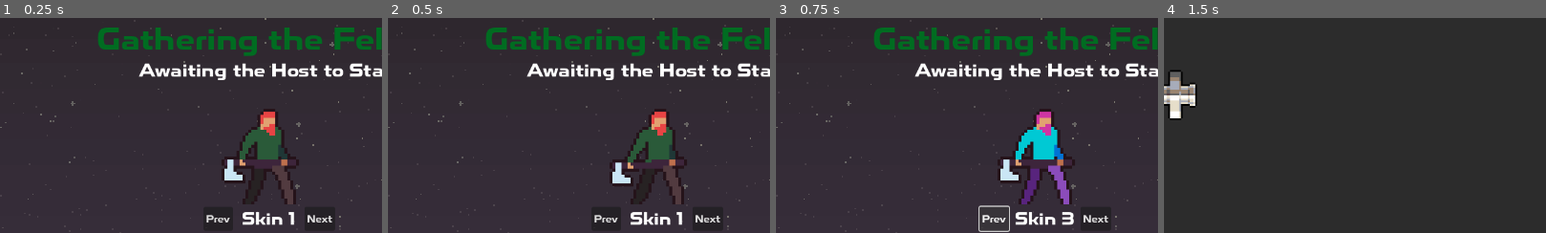
Above: before the commit, frames 1-4 (left to right).
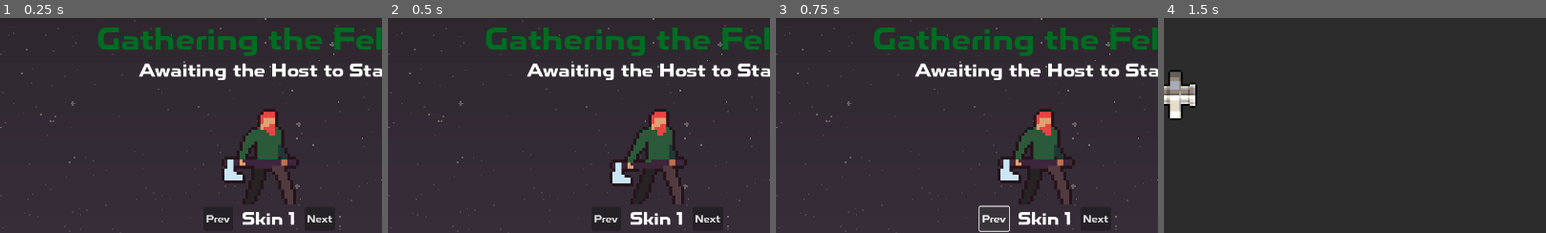
Above: after the commit, the same moments.

Repository: Lertos/last-feller-alive
Game: Godot game, scene res://scenes/lobby/lobby.tscn
Two runs of this game, one before a commit and one after it. Both use one fixed random seed, a clock stepped at 60 frames per second and the inputs below. This scene is started directly instead of the project's main scene.
Inputs:
- Up to frame 1 (0.25 s): no input
- Up to frame 2 (0.5 s): no input
- Up to frame 3 (0.75 s): click "Prev" at 0.5 s
- Up to frame 4 (1.5 s): click "Start Game" at 1.25 s
The pictures show only the part of the screen within x 15-65%, y 5-55%; the shares and areas given below are measured in that part.

Frames 1-2 are identical in both runs. In frame 3, 2.9% of the frame differs, in the area x 62-78%, y 43-97%; in frame 4, nothing differs.
Error before the commit: Invalid access to property or key '1' on a base object of type 'Dictionary'. (res://scenes/lobby/lobby_player.gd:15)
Error after the commit: Invalid access to property or key '1' on a base object of type 'Dictionary'. (res://scenes/lobby/lobby_player.gd:9)

Commit message:
Making sprite preloads in game manager  instead

Diff:
--- a/scenes/lobby/lobby.gd
+++ b/scenes/lobby/lobby.gd
@@ -37,11 +37,28 @@
 		if GameManager.players[i].id != multiplayer.get_unique_id():
 			var player_spot = $VB/Others/Players.get_child(filled_spots)
 
+			player_spot.name = str(GameManager.players[i].id)
 			player_spot.set_player_name(GameManager.players[i].name)
 			player_spot.change_skin(GameManager.players[i].skin_index)
 			player_spot.visible = true
 
 			filled_spots += 1
+
+
+@rpc("any_peer")
+func change_players_skin(id, skin_index):
+	if id == multiplayer.get_unique_id():
+		return
+
+	for i in $VB/Others/Players.get_children():
+		#If we find an invisible child we know there are no spots left to change
+		if not i.visible:
+			return
+
+		if i.name == str(id):
+			i.change_skin(skin_index)
+			GameManager.players[id].skin_index = skin_index
+			return
 
 
 @rpc("any_peer", "call_local")
--- a/scenes/lobby/lobby_player.gd
+++ b/scenes/lobby/lobby_player.gd
@@ -1,23 +1,17 @@
 extends Node2D
-
-var skins = [
-	preload("res://assets/player.png"),
-	preload("res://assets/player2.png"),
-	preload("res://assets/player3.png")
-]
 
 var skin_index = 0
 
 
 func _ready():
 	$AnimationPlayer.play("idle")
-	print(str(GameManager.players))
+
 	$Name.text = GameManager.players[multiplayer.get_unique_id()].name
 
 
 func _on_previous_pressed():
 	if skin_index == 0:
-		skin_index = skins.size() - 1
+		skin_index = GameManager.skins.size() - 1
 	else:
 		skin_index -= 1
 
@@ -25,7 +19,7 @@
 
 
 func _on_next_pressed():
-	if skin_index == skins.size() - 1:
+	if skin_index == GameManager.skins.size() - 1:
 		skin_index = 0
 	else:
 		skin_index += 1
@@ -34,5 +28,9 @@
 
 
 func change_skin():
-	$Sprite2D.texture = skins[skin_index]
+	GameManager.players[multiplayer.get_unique_id()].skin_index = skin_index
+
+	$Sprite2D.texture = GameManager.skins[skin_index]
 	$HB/SkinName.text = "Skin " + str(skin_index + 1)
+
+	get_tree().root.get_node("Lobby").change_players_skin.rpc(multiplayer.get_unique_id(), skin_index)
--- a/scenes/lobby/lobby_player_other.gd
+++ b/scenes/lobby/lobby_player_other.gd
@@ -1,10 +1,4 @@
 extends Node2D
-
-var skins = [
-	preload("res://assets/player.png"),
-	preload("res://assets/player2.png"),
-	preload("res://assets/player3.png")
-]
 
 var skin_index = 0
 
@@ -15,7 +9,7 @@
 
 
 func change_skin(skin_index):
-	$Sprite2D.texture = skins[skin_index]
+	$Sprite2D.texture = GameManager.skins[skin_index]
 
 
 func set_player_name(name: String):
--- a/scenes/player.gd
+++ b/scenes/player.gd
@@ -15,6 +15,8 @@
 	#Set the authority so we can do checks on if this is the local players object
 	$MultiplayerSynchronizer.set_multiplayer_authority(str(name).to_int())
 	$AnimationPlayer.play("idle")
+
+
 
 
 func get_input():
--- a/scripts/global/game_manager.gd
+++ b/scripts/global/game_manager.gd
@@ -1,4 +1,9 @@
 extends Node
 
+var skins = [
+	preload("res://assets/player.png"),
+	preload("res://assets/player2.png"),
+	preload("res://assets/player3.png")
+]
 
 var players = {}
--- a/scripts/multiplayer_controller.gd
+++ b/scripts/multiplayer_controller.gd
@@ -42,7 +42,7 @@
 
 #Gets called only from client-side
 func connected_to_server():
-	send_player_info.rpc_id(1, $VB/PlayerName.text, multiplayer.get_unique_id())
+	send_player_info.rpc_id(1, $VB/PlayerName.text, multiplayer.get_unique_id(), 0)
 
 	print("Connected to server")
 
@@ -54,17 +54,17 @@
 
 #Sends info to all players when connected
 @rpc("any_peer")
-func send_player_info(name, id):
+func send_player_info(name, id, skin_index):
 	if !GameManager.players.has(id):
 		GameManager.players[id] = {
 			"name": name,
 			"id": id,
-			"skin_index": 0
+			"skin_index": skin_index
 		}
 
 	if multiplayer.is_server():
 		for i in GameManager.players:
-			send_player_info.rpc(GameManager.players[i].name, i)
+			send_player_info.rpc(GameManager.players[i].name, i, GameManager.players[i].skin_index)
 		#After sending all the new player info, then let the client know they can proceed to the lobby
 		if id != 1:
 			goto_lobby.rpc_id(id)
@@ -102,7 +102,7 @@
 
 	print("Server has been created. Waiting for players")
 
-	send_player_info($VB/PlayerName.text, multiplayer.get_unique_id())
+	send_player_info($VB/PlayerName.text, multiplayer.get_unique_id(), 0)
 
 	if DEBUG:
 		load_lobby()
@@ -112,9 +112,6 @@
 	var scene = load("res://scenes/lobby/lobby.tscn").instantiate()
 
 	get_tree().root.add_child(scene)
-
-	scene.name = "Lobby"
-
 	self.hide()
 
 
